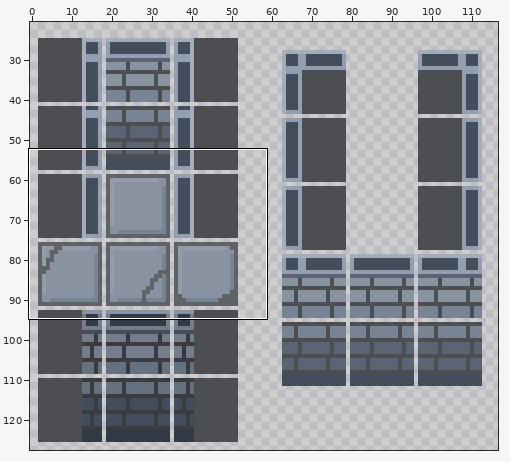
One commit to this sprite sheet: CurseOfKnight/Assets/Sprites/Tilemap/CastleTileMapTall.png. The first picture is a wide view before the edit; the outline marks the close-up.
Close-up. Before:
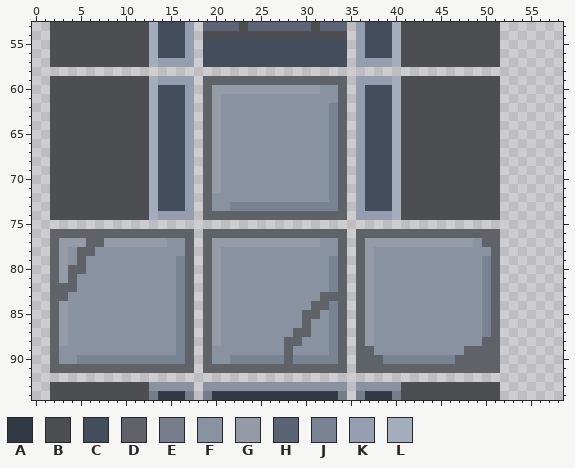
The file is 128x128 pixels. Colours within 5 levels of each other are drawn and written as one. Shown: x 0..58, y 53..94. The wide view leaves out empty margins.
Palette (. is transparent): A #323a45  B #4d4e51  C #444d5b  D #5f6267  E #757d8a  F #8992a0  G #959ca8  H #5a6475  J #788394  K #939eb0  L #a4adbc
Once edited:
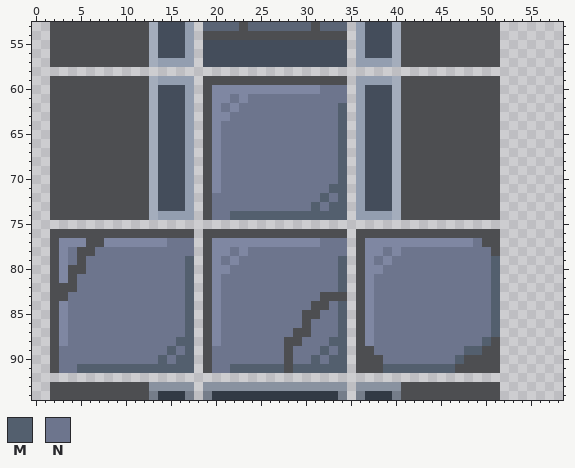
Colours new in this view: M #535f6e  N #6d758d
The edit:
Colour G changes from #959ca8 to #7f87a2.
Colour B replaces colour D in row 59 at x 19 to 34; in rows 60 to 74 at x 19; in row 76 at x 2 to 17, 19 to 34 and 36 to 51; in row 77 at x 2, 6 to 7, 19, 36 and 50 to 51; in row 78 at x 2, 5 to 6, 19, 36 and 51; in row 79 at x 2, 5, 19 and 36.
Colour B replaces colour D in row 80 at x 2, 4 to 5, 19 and 36; in row 81 at x 2, 4, 19 and 36; in row 82 at x 2 to 4, 19 and 36; in row 83 at x 2 to 3, 19, 32 to 34 and 36; in row 84 at x 2, 19, 31 to 32 and 36; in row 85 at x 2, 19, 30 to 31 and 36.
Colour B replaces colour D in row 86 at x 2, 19, 30 and 36; in row 87 at x 2, 19, 29 to 30 and 36; in row 88 at x 2, 19, 28 to 29, 36 and 51; in row 89 at x 2, 19, 28, 36 to 37 and 50 to 51; in row 90 at x 2, 19, 28, 36 to 38 and 48 to 51; in row 91 at x 2, 19, 28, 36 to 38 and 47 to 51.
Colour G replaces colour F in row 61 at x 21 and 23; in row 62 at x 22; in row 63 at x 21; in row 78 at x 21, 23, 38 and 40; in row 79 at x 22 and 39; in row 80 at x 21 and 38.
Colour M replaces colour D in rows 62 to 73 at x 34; in row 74 at x 22 to 34; in rows 79 to 82 at x 17, 34 and 51; in row 83 at x 17 and 51; in rows 84 to 87 at x 17, 34 and 51; in row 88 at x 17, 34 and 50.
Colour M replaces colour D in row 89 at x 17, 34 and 48 to 49; in row 90 at x 17, 34 and 47; in row 91 at x 5 to 17, 22 to 27, 29 to 34 and 39 to 46.
Colour M replaces colour F in row 72 at x 32; in row 89 at x 15 and 32.
Colour M replaces colour J in row 71 at x 33; in row 73 at x 31 and 33; in row 88 at x 16 and 33; in row 90 at x 14, 16, 31 and 33.
Colour N replaces colour D in rows 60 to 61 at x 34; in row 74 at x 20 to 21; in rows 77 to 78 at x 17 and 34; in row 91 at x 3 to 4 and 20 to 21.
Colour N replaces colour F in row 60 at x 32 to 33; in row 61 at x 22 and 24 to 33; in row 62 at x 21 and 23 to 32; in row 63 at x 22 to 32; in rows 64 to 71 at x 21 to 32; in row 72 at x 20 to 31.
Colour N replaces colour F in row 73 at x 20 to 21; in row 77 at x 15 to 16, 32 to 33 and 49; in row 78 at x 4, 7 to 16, 22, 24 to 33, 39 and 41 to 50; in row 79 at x 4, 6 to 15, 21, 23 to 32, 38 and 40 to 49; in row 80 at x 6 to 15, 22 to 32 and 39 to 49; in rows 81 to 82 at x 5 to 15, 21 to 32 and 38 to 49.
Colour N replaces colour F in row 83 at x 4 to 15, 21 to 31 and 38 to 49; in row 84 at x 4 to 15, 21 to 30 and 38 to 49; in row 85 at x 4 to 15, 21 to 29, 32 and 38 to 49; in row 86 at x 4 to 15, 21 to 29, 31 to 32 and 38 to 49; in row 87 at x 4 to 15, 21 to 28, 31 to 32 and 38 to 49; in row 88 at x 4 to 15, 21 to 27, 30 to 32 and 38 to 49.
Colour N replaces colour F in row 89 at x 3 to 14, 20 to 27, 29 to 31 and 38 to 47; in row 90 at x 3 to 4 and 20 to 21.
Colour N replaces colour J in rows 62 to 70 at x 33; in row 72 at x 33; in row 73 at x 22 to 30 and 32; in rows 79 to 82 at x 16, 33 and 50; in row 83 at x 16 and 50; in rows 84 to 87 at x 16, 33 and 50.
Colour N replaces colour J in row 89 at x 16 and 33; in row 90 at x 5 to 13, 15, 22 to 27, 29 to 30, 32 and 39 to 46.
Where, in picture pixels (left, top, right, bottom), the same in both close-ups:
changed: (50, 76, 500, 373)
